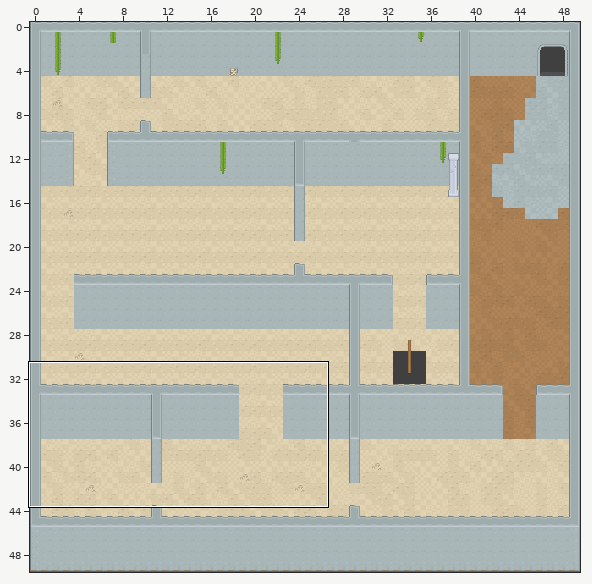
Two versions of a level (Tiled map (JSON), assets/floorTwo.tmj). Above: a wide view before the commit, with the close-up outlined.
Close-up. Before the edit:
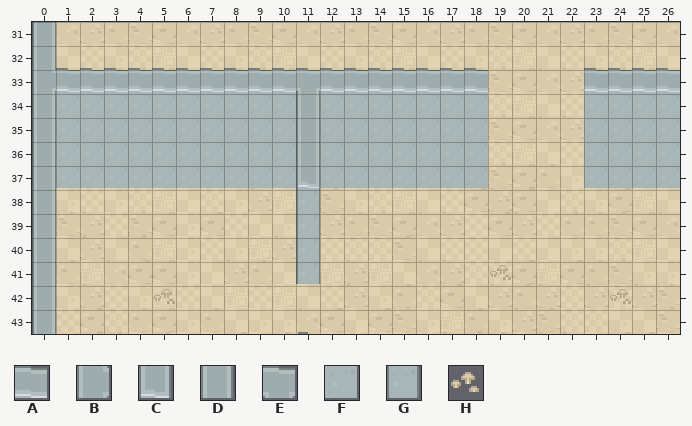
Cells are 16x16 px. Shown: x 0..26, y 31..43. The commit also changed other parts of the map, which this record leaves out.
Key: from "tilemap_packed": A 10, B 14, C 36, D 39, E 43, F 65, G 67, H 84.
_ is an empty cell.
Layers that did not change in this view are not listed.
Layer "Wall" before, first column x 0:
31 D__________________________
32 D__________________________
33 BAAAAAAAAAAEAAAAAAA____AAAA
34 DFFFFFFFFFFDFFFFFFF____FFFF
35 DFFFFFFFFFFDFFFFFFF____FFFF
36 DFFFFFFFFFFDFFFFFFF____FFFF
37 DFFFFFFFFFFCFFFFFFF____FFFF
38 D__________G_______________
39 D__________G_______________
40 D__________G_______________
41 D__________G_______________
42 D__________________________
43 D__________________________
Now the later version:
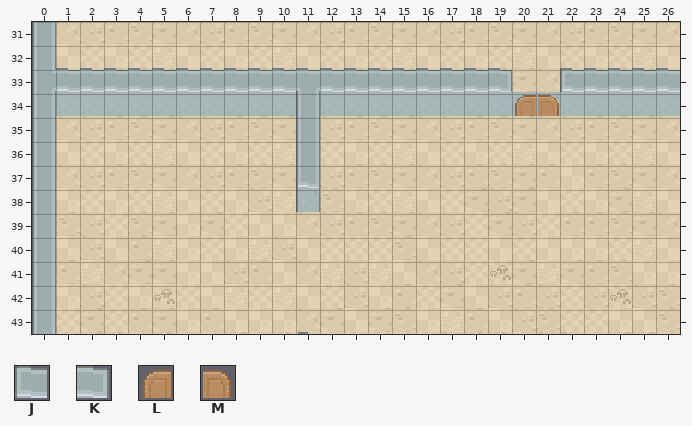
Further tiles: from "tilemap_packed": J 9, K 11, L 21, M 21 flipped left-right.
The edit:
Changed rows in their new state; . is an unchanged cell.
Layer "Wall":
first column x 1:
33 ..................A..A....
34 ..................FFFF....
35 __________._______....____
36 __________._______....____
37 __________._______....____
39 .........._...............
40 .........._...............
41 .........._...............
Layer "Decorations":
first column x 19:
33 K..J
34 .LM.
